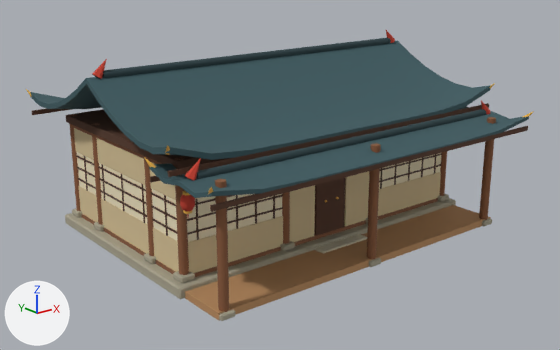
The glTF model assets/models/env/house_long.glb as it was, and as the next commit left it.
One viewpoint serves both versions: a 50 mm camera at (-13.06, -17.0, 7.97) aimed at (-0.2, -0.93, 1.54). Lighting does not change. The marker at lower left points along +X, +Y and +Z. The first picture is the older version. Objects named as collision shapes, trigger or cutter boxes, shadow casters or lower levels of detail are left out. Vertices at exactly the same position are counted once.

The first picture shows 'HouseLong'.
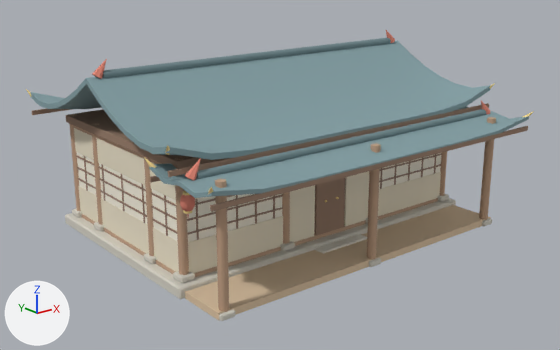
Boxes (x1, y1, x2, y2) around the edits, measured in the pictures (560 x 350 px; the box of a moved part takes in the faces that stretch with it):
part 1 of me_houselong, moved or reshaped
    both: (290, 189, 433, 242)
part 2 of me_houselong, recoloured
    both: (65, 194, 492, 321)
part 3 of me_houselong, recoloured (lighter)
    both: (315, 234, 367, 253)
part 4 of me_houselong, recoloured
    both: (69, 114, 496, 312)
part 5 of me_houselong, recoloured
    both: (74, 128, 441, 273)
part 6 of me_houselong, recoloured
    both: (77, 152, 441, 242)
part 7 of me_houselong, recoloured
    both: (32, 103, 528, 240)
part 8 of me_houselong, recoloured
    both: (26, 84, 534, 214)
part 9 of me_houselong, recoloured (lighter)
    both: (185, 205, 491, 321)
part 10 of me_houselong, recoloured (dark cyan to cyan)
    both: (30, 40, 529, 198)
part 11 of me_houselong, recoloured
    both: (103, 38, 486, 179)
part 12 of me_houselong, recoloured
    both: (92, 30, 490, 216)

What changed in the scene script:
```text
Add mat_vk_vcol:
    mat_vk_vcol = bpy.data.materials.new('VK_vcol')
    mat_vk_vcol.use_nodes = True; mat_vk_vcol.node_tree.nodes.clear()
    _N = mat_vk_vcol.node_tree.nodes; _L = mat_vk_vcol.node_tree.links
    n0 = _N.new('ShaderNodeBsdfPrincipled'); n0.name = 'Principled BSDF'
    n0.inputs[2].default_value = 0.9  # 'Roughness'
    n1 = _N.new('ShaderNodeOutputMaterial'); n1.name = 'Material Output'
    n2 = _N.new('ShaderNodeVertexColor'); n2.name = 'Color Attribute'
    _L.new(n0.outputs[0], n1.inputs[0])  # 'BSDF' to 'Surface'
    _L.new(n2.outputs[0], n0.inputs[0])  # 'Color' to 'Base Color'
Change me_houselong:
    used by ob_houselong; location = (0.0, 0.0, 0.0)
    remove me_houselong.from_pydata(...)  # 2102 vertices, 3708 faces; spans x -5.37..5.37, y -5.16..3.76, z -0.08..5.1
    remove me_houselong.materials.append(mat_vk_ink)  # black #1b1d22
    add me_houselong.from_pydata(...)  # 2114 vertices, 3724 faces; spans x -5.37..5.37, y -5.16..3.76, z -0.08..5.1
    me_houselong part 1
    92 faces are deleted
    6 vertices are added at (-0.55, -2.8, 3.0), (-0.55, -2.7, 3.0), (0.55, -2.8, 3.0), (0.55, -2.7, 3.0), (-1.5, -2.8, 0.3), (-1.5, -2.7, 0.3)
    6 new vertices lie (-3.0, 0.0, 0.0) away from vertices in x 1.5..4.5, y -2.8..2.8, z 0.3
    108 new faces join them, mat_vk_vcol
    me_houselong part 2: 704 faces spanning x -4.85..4.85, y -4.54..3.1, z 0.0..0.46 switch from mat_vk_stone (grey #a9a38e) to mat_vk_vcol
    me_houselong part 3: 88 faces spanning x -0.8..0.8, y -3.72..-3.08, z -0.08..0.23 switch from mat_vk_stone_light (pale yellow #cfc8b0) to mat_vk_vcol
    me_houselong part 4: 524 faces spanning x -4.62..4.62, y -4.47..2.87, z 0.0..3.2 switch from mat_vk_wood (brown #8a5a3b) to mat_vk_vcol
    me_houselong part 5: 142 faces spanning x -4.55..4.55, y -2.8..2.8, z 0.3..3.0 switch from mat_vk_cream_dark (beige #d6c196) to mat_vk_vcol
    me_houselong part 6: 60 faces spanning x -4.53..4.53, y -2.78..2.78, z 1.2..2.2 switch from mat_vk_paper (beige #efe3c2) to mat_vk_vcol
    me_houselong part 7: 552 faces spanning x -5.3..5.3, y -5.06..3.66, z 0.31..3.28 switch from mat_vk_wood_dark (brown #573827) to mat_vk_vcol
    me_houselong part 8: 200 faces spanning x -5.37..5.37, y -5.16..3.76, z 1.27..3.89 switch from mat_vk_gold (orange #e9b24a) to mat_vk_vcol
    me_houselong part 9: 12 faces spanning x -4.7..4.7, y -4.45..-2.75, z 0.0..0.18 switch from mat_vk_wood_light (orange #b98b5e) to mat_vk_vcol
    me_houselong part 10: 744 faces spanning x -5.3..5.3, y -5.05..3.65, z 2.83..4.7 switch from mat_vk_roof (dark cyan #3b5a60) to mat_vk_vcol
    me_houselong part 11: 56 faces spanning x -4.88..4.88, y -3.96..0.11, z 3.01..4.83 switch from mat_vk_roof_dark (dark cyan #2a4045) to mat_vk_vcol
    me_houselong part 12: 332 faces spanning x -5.11..5.11, y -3.98..0.13, z 1.95..5.1 switch from mat_vk_vermilion (red #c8402e) to mat_vk_vcol
    other edits to the shape of me_houselong do not show in these pictures
```
